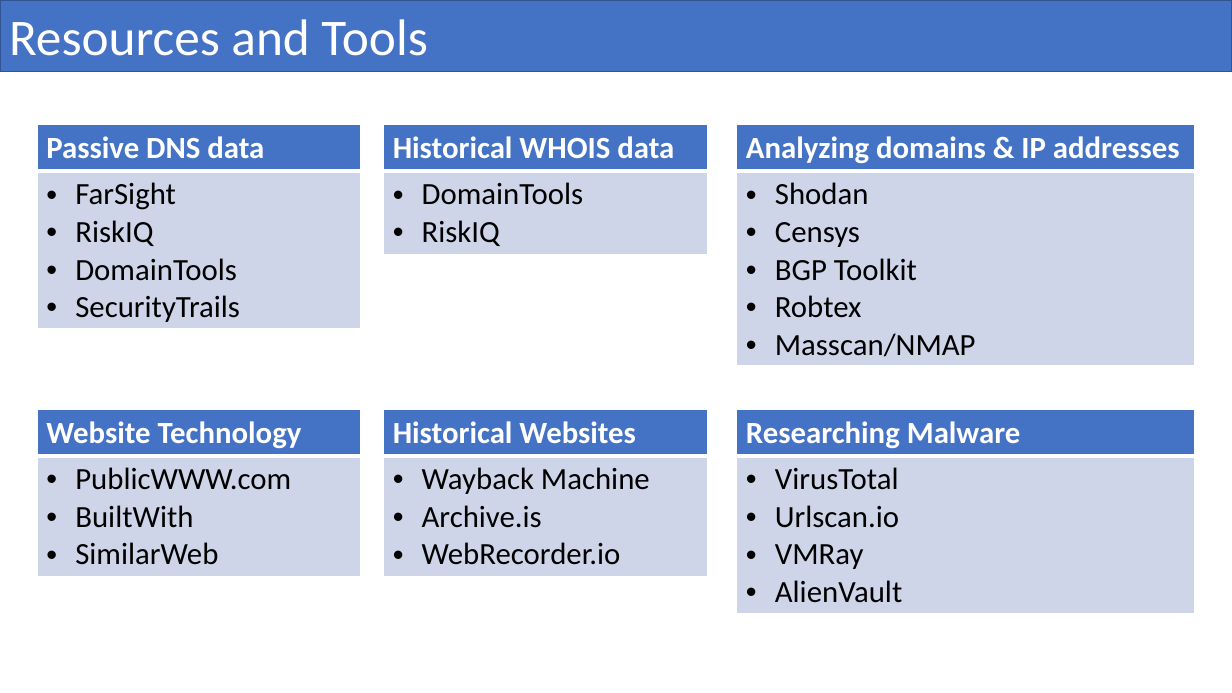
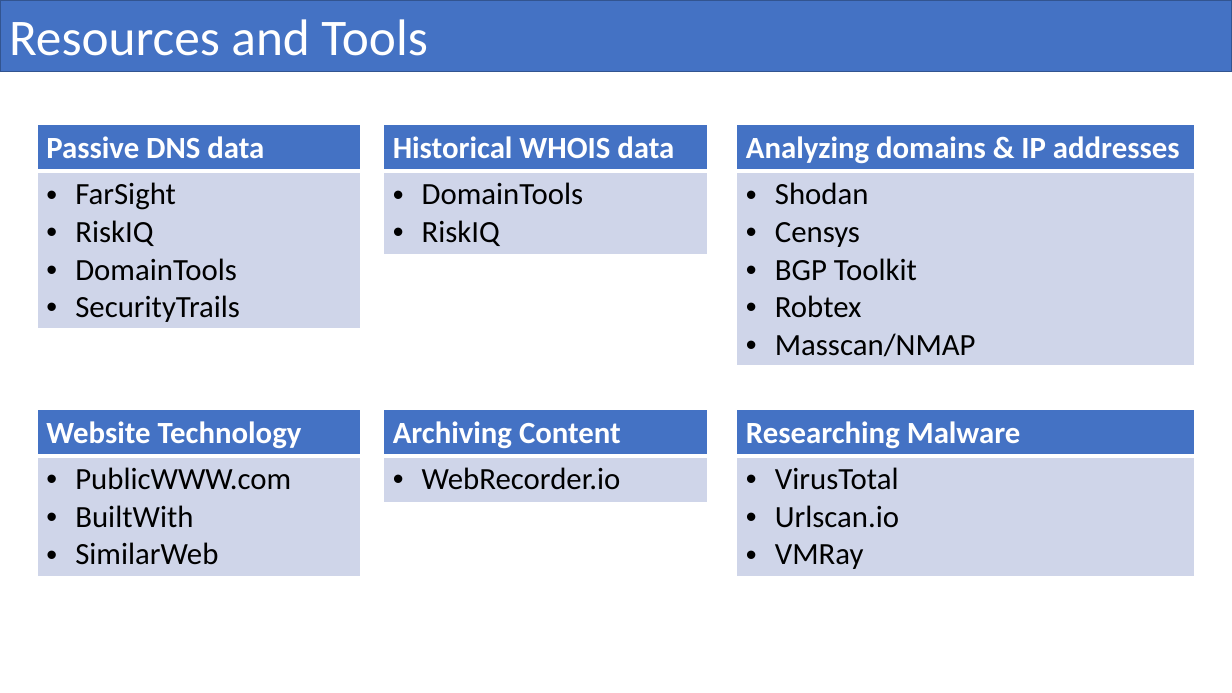
Before and after one commit to robbarry/nicar19-internetwar, a slide deck: slide 30 of hunting-bears-barry.pptx. Drawn at 1232x693 pixels with LibreOffice and Linux fonts; fonts in the diff are those of the drawing. Boxes give left, top, right and bottom in pixels: in the first picture for what was removed or moved away, otherwise in the second. Text is boxed around its words. In the diff, an @@ line names an element or a change of style, - is before the commit and + after.

```diff
--- a/hunting-bears-barry.pptx
+++ b/hunting-bears-barry.pptx
@@ table at (384,409,707,502) @@
-row 1, column 1: Historical Websites
+row 1, column 1: Archiving Content
-row 2, column 1: Wayback Machine / Archive.is / WebRecorder.io
+row 2, column 1: WebRecorder.io
@@ table at (737,409,1195,576) @@
-row 2, column 1: VirusTotal / Urlscan.io / VMRay / AlienVault
+row 2, column 1: VirusTotal / Urlscan.io / VMRay
```
Also in this commit, not shown: 2 other files.
